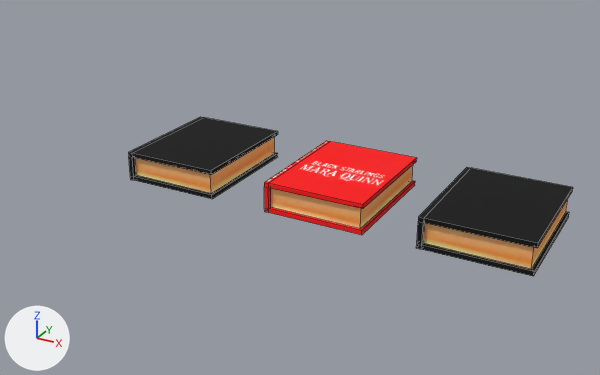
An edit to the FBX model Assets/1/Art/Fbx/Book.fbx, drawn before and after from the same camera.
Both versions are drawn from a 50 mm lens placed at (1.017, -2.137, 1.072), pointed at (-0.167, 0.016, -0.004). The axes (+X, +Y, +Z) are drawn at lower left. The lights are the same throughout. The older version comes first. Mesh edges are drawn as thin lines. Where no turn or scale is listed for an object, it has been applied to the vertices.

The older version as bpy lines, for what is in view:
```python
mat_la_atlas_1 = principled_material('LA-Atlas-1')
mat_la_atlas_1.texture = img_la_atlas_1_png
mat_la_atlas_1.roughness = 1.0
me_mesh_14_003 = bpy.data.meshes.new('Mesh_14.003')
me_mesh_14_003.from_pydata(...)  # 32 vertices, 30 faces; spans x -0.168..0.153, y -0.203..0.203, z 0.0..0.096
me_mesh_14_003.materials.append(mat_la_atlas_1)  # picture img_la_atlas_1_png
me_mesh_14_004 = bpy.data.meshes.new('Mesh_14.004')
me_mesh_14_004.from_pydata(...)  # 32 vertices, 30 faces; spans x -0.168..0.153, y -0.203..0.203, z 0.0..0.096
me_mesh_14_004.materials.append(mat_la_atlas_1)  # picture img_la_atlas_1_png
me_mesh_14_005 = bpy.data.meshes.new('Mesh_14.005')
me_mesh_14_005.from_pydata(...)  # 32 vertices, 30 faces; spans x -0.168..0.153, y -0.203..0.203, z 0.0..0.096
me_mesh_14_005.materials.append(mat_la_atlas_1)  # picture img_la_atlas_1_png
ob_book_1 = bpy.data.objects.new('Book_1', me_mesh_14_005)
ob_book_1.location = (-0.512, 0.0, 0.0)
ob_book_2 = bpy.data.objects.new('Book_2', me_mesh_14_003)
ob_book_2.location = (0.0, 0.0, 0.0)
ob_book_3 = bpy.data.objects.new('Book_3', me_mesh_14_004)
ob_book_3.location = (0.487, 0.0, 0.0)
```
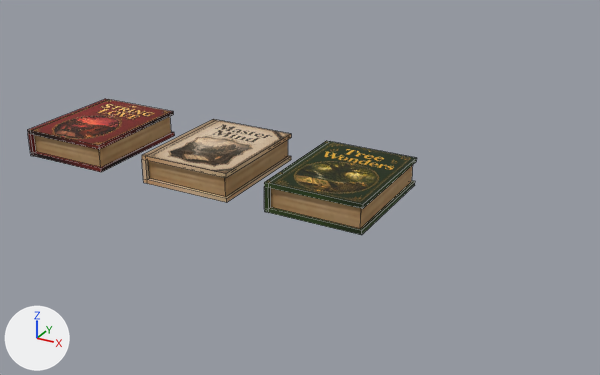
The newer file is also rescaled (x1.073), turned or shifted as a whole; pictures and numbers use the older file's frame.

Changed parts and their boxes (x1, y1, x2, y2) in the pictures (600 x 375 px):
```json
{"object": "Book_3", "change": "deleted", "before": [416, 167, 573, 276]}
{"object": "Book_2", "change": "surface changed", "before": [264, 141, 417, 235], "after": [264, 141, 417, 235], "on screen": "darker"}
{"object": "Book_2.001", "change": "added", "after": [142, 119, 291, 203], "on screen": "beige"}
{"object": "Book_1", "change": "deleted", "before": [128, 117, 278, 199]}
{"object": "Book_2.002", "change": "added", "after": [27, 99, 175, 172]}
```

The change, as JSON lines over the scene's bpy script:
```json
{"op": "add", "block": "img_la_atlas_1_jpg", "code": ["img_la_atlas_1_jpg = load_image('LA-Atlas-1.jpg', '../Material_Textures/LA-Atlas-1.jpg', 1024, 1024, 'sRGB')"]}
{"op": "set", "path": "mat_la_atlas_1.texture", "old": "img_la_atlas_1_png", "new": "img_la_atlas_1_jpg"}
{"block": "me_mesh_14_003", "where": "me_mesh_14_003.from_pydata(...)  # 32 vertices, 30 faces; spans x -0.168..0.153, y -0.203..0.203, z 0.0..0.096"}
{"block": "me_mesh_14_003", "where": "# used by ob_book_2; location = (0.0, 0.0, 0.0)"}
{"block": "me_mesh_14_003", "change": "me_mesh_14_003 part 1: texture (UV) coordinates of 30 of 30 faces, centred in x -0.168..0.153, y -0.203..0.203, z 0.0..0.096, changed; they spanned u 0.78..0.99, v 0.02..0.17 and now span u 0.04..0.62, v 0.01..0.57"}
{"op": "add", "block": "me_mesh_14_008", "code": ["me_mesh_14_008 = bpy.data.meshes.new('Mesh_14.008')", "me_mesh_14_008.from_pydata(...)  # 32 vertices, 30 faces; spans x -0.168..0.153, y -0.203..0.203, z 0.0..0.096", "me_mesh_14_008.materials.append(mat_la_atlas_1)  # picture img_la_atlas_1_jpg"]}
{"op": "add", "block": "me_mesh_14_009", "code": ["me_mesh_14_009 = bpy.data.meshes.new('Mesh_14.009')", "me_mesh_14_009.from_pydata(...)  # 32 vertices, 30 faces; spans x -0.168..0.153, y -0.203..0.203, z 0.0..0.096", "me_mesh_14_009.materials.append(mat_la_atlas_1)  # picture img_la_atlas_1_jpg"]}
{"op": "remove", "block": "ob_book_1", "code": ["ob_book_1 = bpy.data.objects.new('Book_1', me_mesh_14_005)", "ob_book_1.location = (-0.512, 0.0, 0.0)"]}
{"op": "remove", "block": "ob_book_3", "code": ["ob_book_3 = bpy.data.objects.new('Book_3', me_mesh_14_004)", "ob_book_3.location = (0.487, 0.0, 0.0)"]}
{"op": "add", "block": "ob_book_2_001", "code": ["ob_book_2_001 = bpy.data.objects.new('Book_2.001', me_mesh_14_008)", "ob_book_2_001.location = (-0.458, 0.0, 0.0)"]}
{"op": "add", "block": "ob_book_2_002", "code": ["ob_book_2_002 = bpy.data.objects.new('Book_2.002', me_mesh_14_009)", "ob_book_2_002.location = (-0.958, 0.0, 0.0)"]}
```
